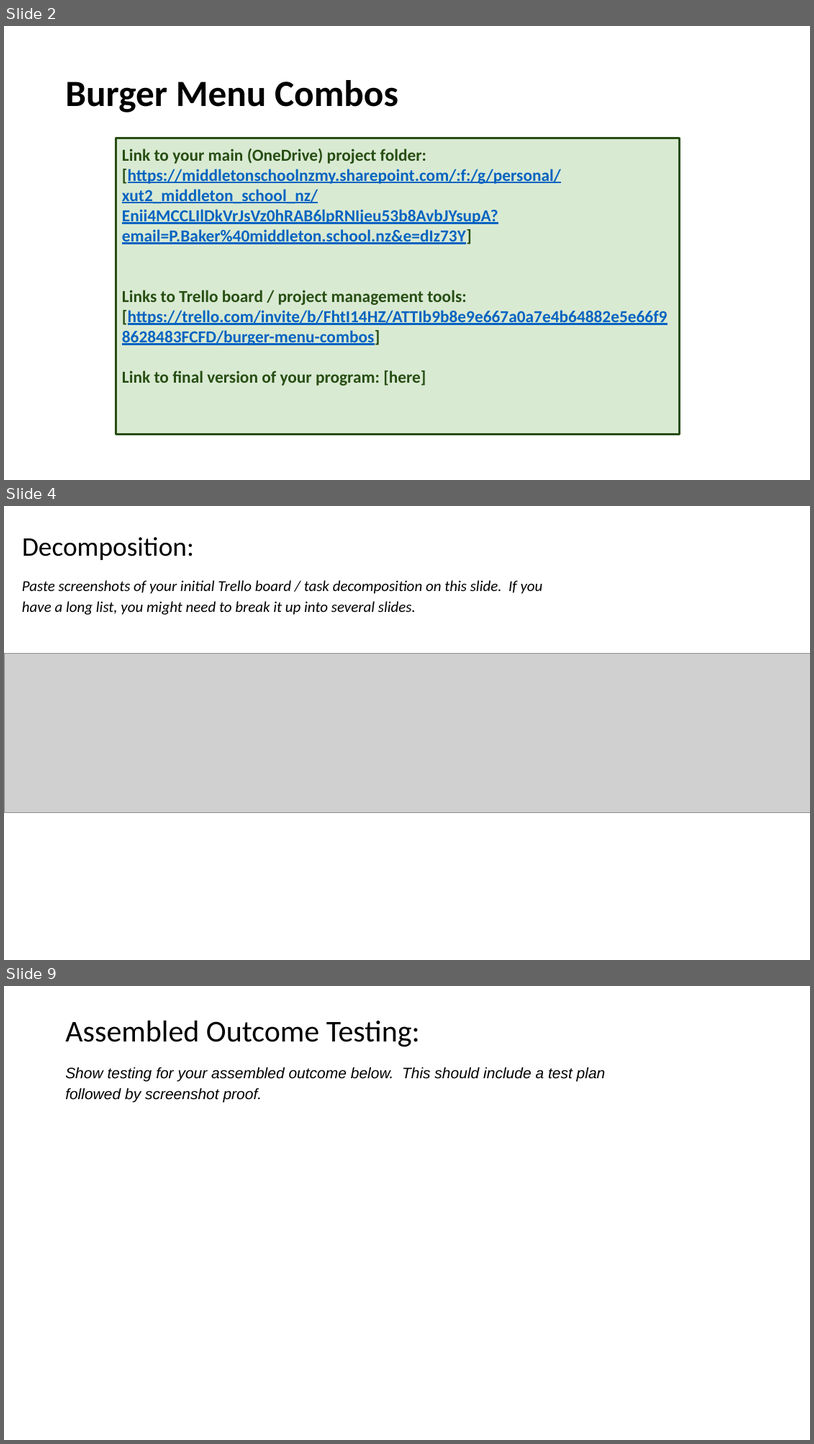
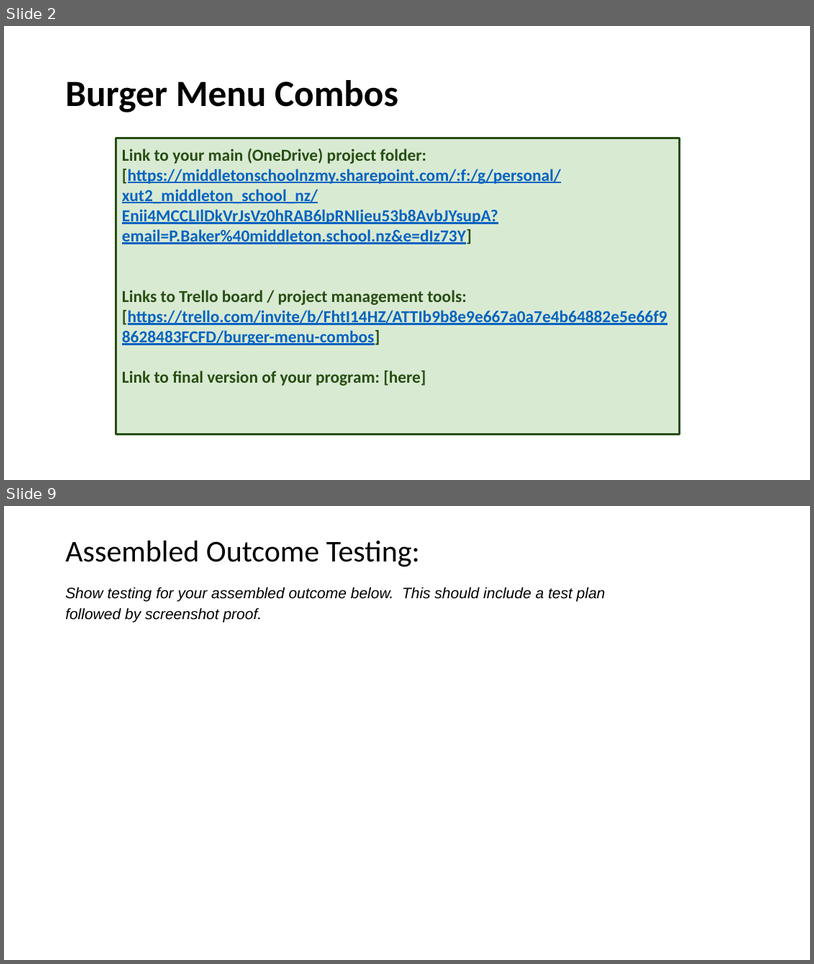
Before and after one commit to mgsthomasxu/pre-assessment, a slide deck: 2.7 and 2.8 Documentation Template .pptx. Shown one above the other, each under a label of ours: slides 2, 4 and 9 before the commit, slides 2 and 9 after it; the slides between them are not shown. The pictures are 814x1444 and 814x964 pixels, drawn with LibreOffice and Linux fonts; fonts in the diff are those of the drawing; grey boxes stand for pictures. Boxes give left, top, right and bottom in pixels: in the first picture for what was removed or moved away, otherwise in the second. Text is boxed around its words. In the diff, an @@ line names an element or a change of style, - is before the commit and + after.

```diff
--- a/2.7 and 2.8 Documentation Template .pptx
+++ b/2.7 and 2.8 Documentation Template .pptx
@@ slide 4 removed at <box>4,506,810,960</box>, background #FFFFFF @@
@@ title removed at <box>22,537,194,560</box> @@
-Decomposition:
@@ text removed at <box>22,580,543,615</box> @@
-Paste screenshots of your initial Trello board / task decomposition on this slide. If you have a long list, you might need to break it up into several slides.
@@ picture removed at <box>4,654,810,813</box> @@
```
Also in this commit, not shown: 5 slides changed, 1 slide added.
